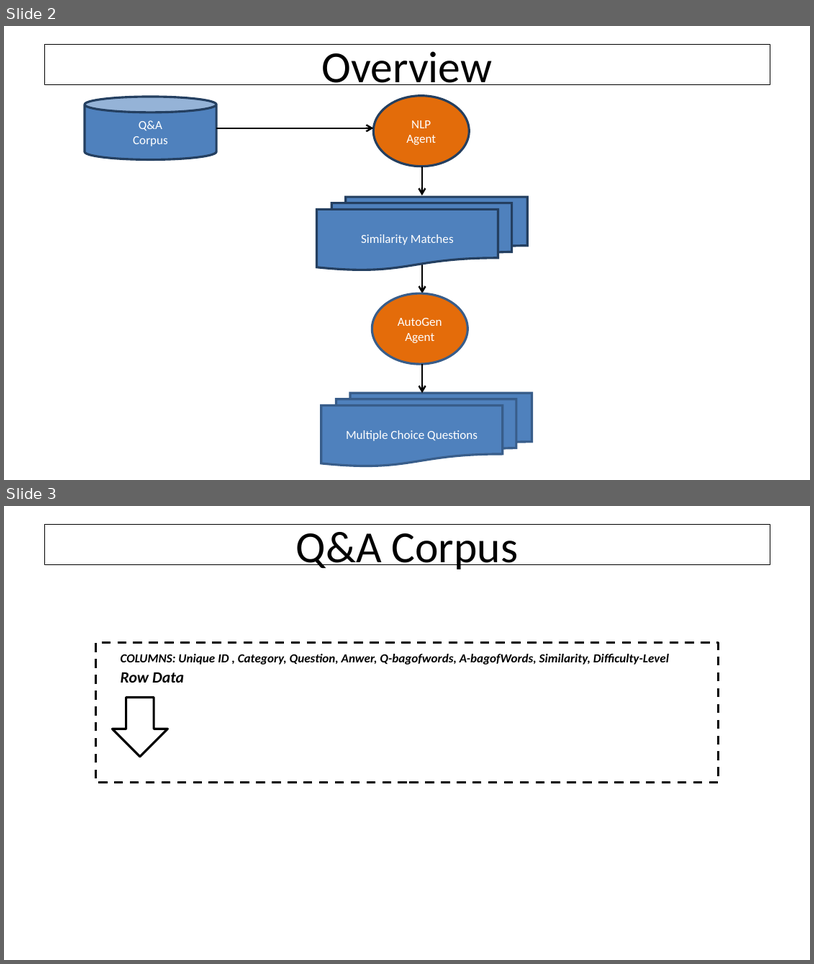
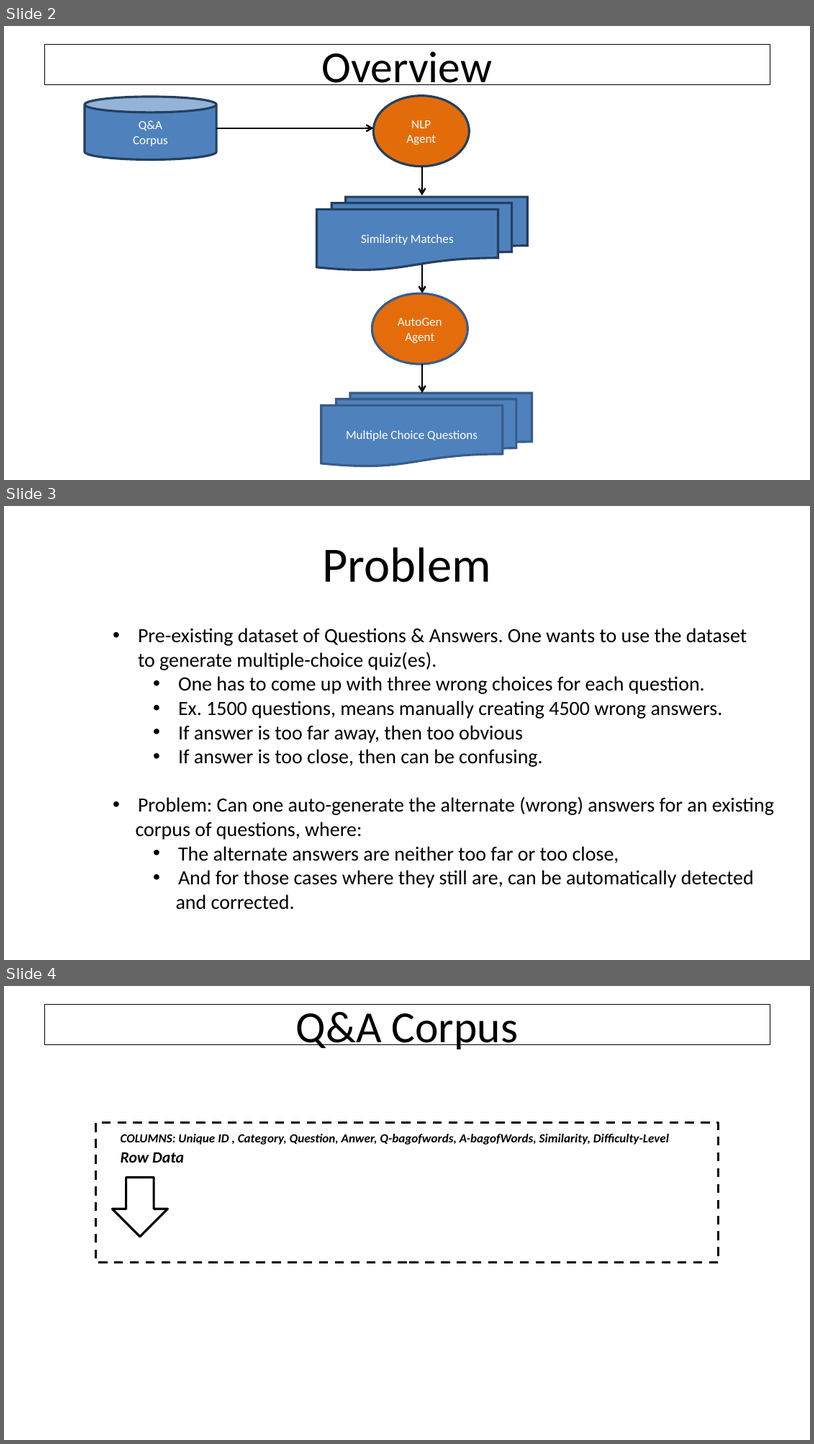
Before and after one commit to andrewferlitsch/Quisse, a slide deck: spec/NLP - MultiChoice.pptx. Shown one above the other, each under a label of ours: slides 2 and 3 before the commit, slides 2, 3 and 4 after it. The pictures are 814x964 and 814x1444 pixels, drawn with LibreOffice and Linux fonts; fonts in the diff are those of the drawing. Boxes give left, top, right and bottom in pixels: in the first picture for what was removed or moved away, otherwise in the second. Text is boxed around its words. In the diff, an @@ line names an element or a change of style, - is before the commit and + after.

Commit message:
presentation for grouping algorithm

```diff
--- a/spec/NLP - MultiChoice.pptx
+++ b/spec/NLP - MultiChoice.pptx
@@ slide 3 added at bbox=[4, 506, 810, 960], background #FFFFFF @@
@@ title added at bbox=[323, 547, 491, 582], 44 pt, text #000000 @@
+Problem
@@ text added at bbox=[136, 628, 774, 909], 18 pt, text #000000 @@
+• Pre-existing dataset of Questions & Answers. One wants to use the dataset
+  to generate multiple-choice quiz(es).
+  • One has to come up with three wrong choices for each question.
+  • Ex. 1500 questions, means manually creating 4500 wrong answers.
+  • If answer is too far away, then too obvious
+  • If answer is too close, then can be confusing.
+• Problem: Can one auto-generate the alternate (wrong) answers for an existing
+corpus of questions, where:
+  • The alternate answers are neither too far or too close,
+  • And for those cases where they still are, can be automatically detected
+  and corrected.
@@ what was slide 3 is now slide 4 @@
```
Also in this commit, not shown: 1 other file.
